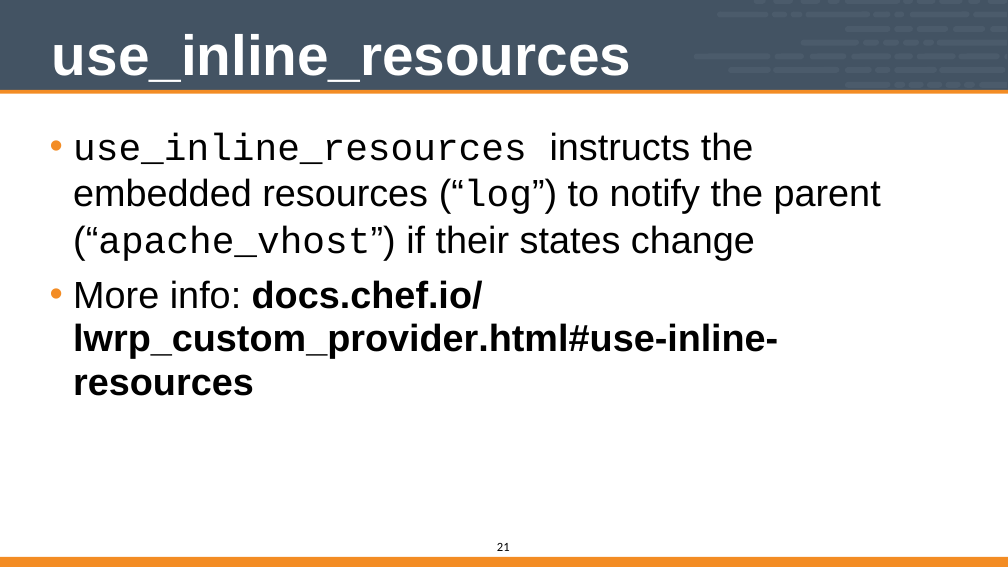
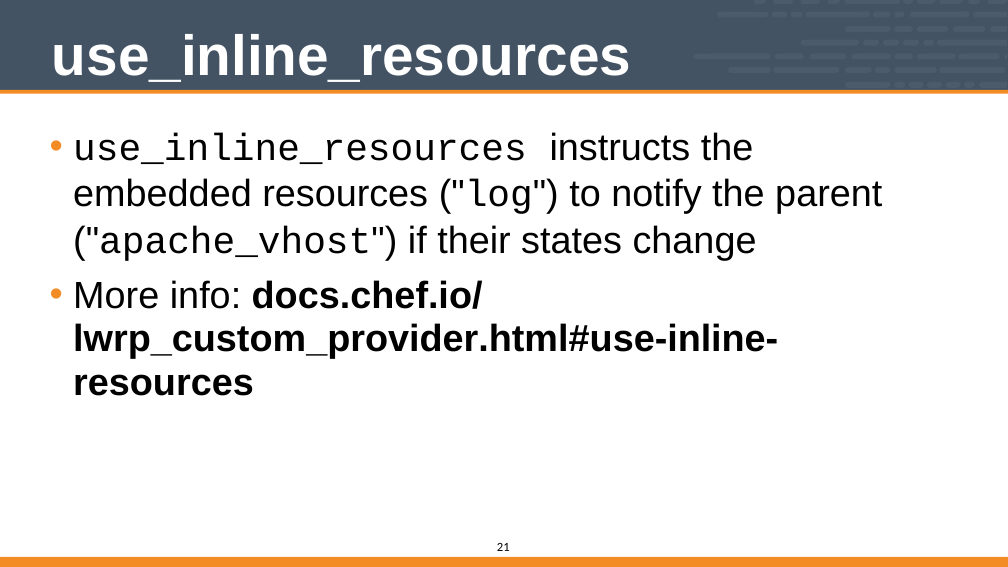
Before and after one commit to vinyar/chef-intermediate, a slide deck: slide 21 of Modules/04-Chef_Intermediate.pptx. Drawn at 1008x567 pixels with LibreOffice and Linux fonts; fonts in the diff are those of the drawing. Boxes give left, top, right and bottom in pixels: in the first picture for what was removed or moved away, otherwise in the second. Text is boxed around its words. In the diff, an @@ line names an element or a change of style, - is before the commit and + after.

Commit message:
Updated Custom Resources (04)
* Removed all smart quotes
* Removed all slide title drop shadows
* Fixed the code formatting on a large number of slides
* Fixed layout of "Open In Editor" for code slides
* Fixed code formatting across a large number of slides

This section is absolutely ugly.

```diff
--- a/Modules/04-Chef_Intermediate.pptx
+++ b/Modules/04-Chef_Intermediate.pptx
@@ text at <box>73,132,882,260</box>: text changed @@
-• use_inline_resources instructs the embedded resources (“log”) to notify the parent (“apache_vhost”) if their states change
+• use_inline_resources instructs the embedded resources ("log") to notify the parent ("apache_vhost") if their states change
```
Also in this commit, not shown: 17 other slides changed.
